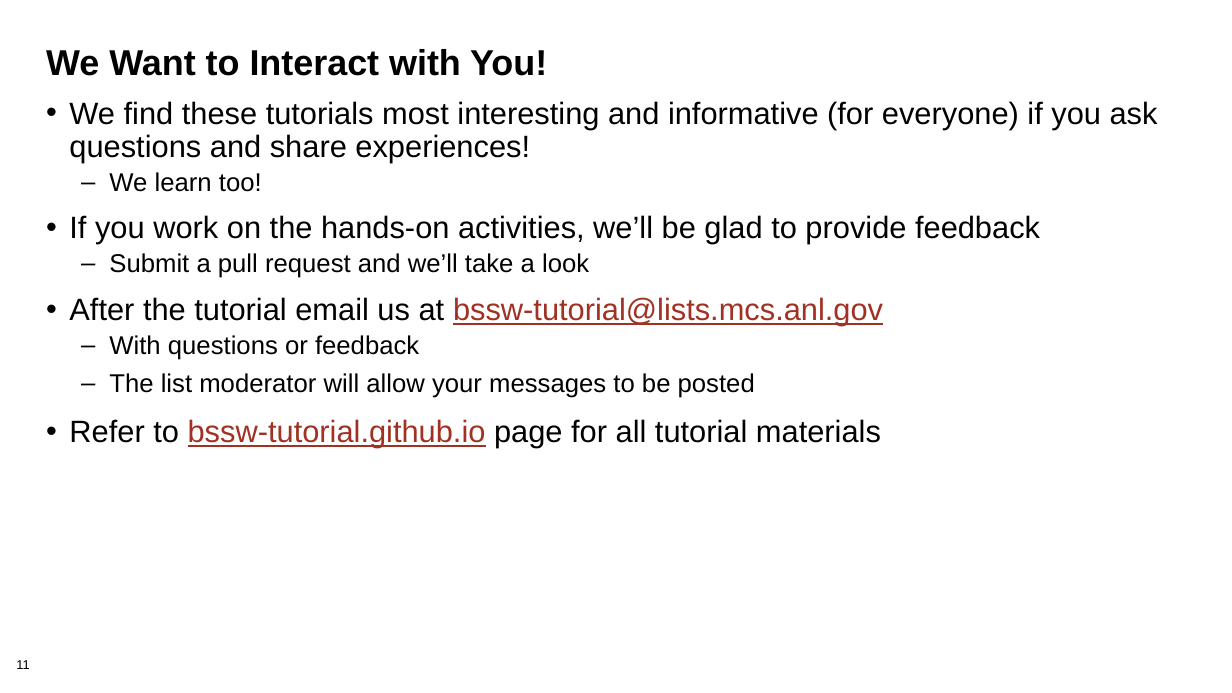
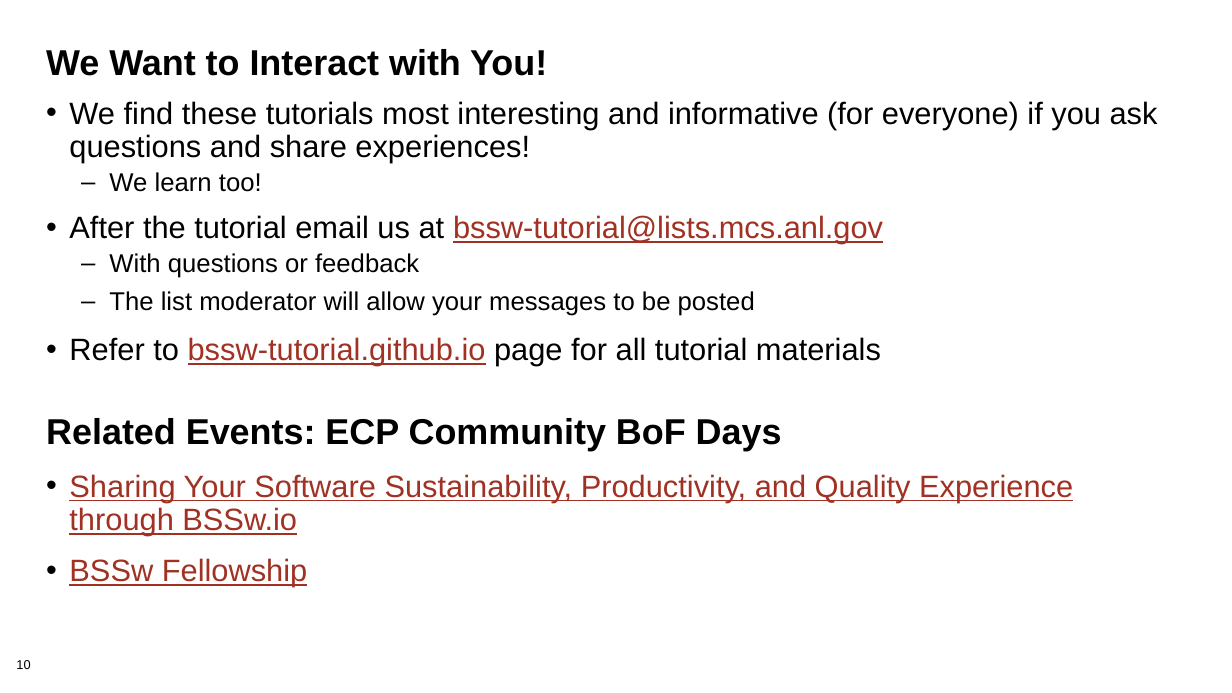
Before and after one commit to bssw-tutorial/presentations, a slide deck: slide 10 of intro.pptx (slide 11 before the commit). Drawn at 1232x693 pixels with LibreOffice and Linux fonts; fonts in the diff are those of the drawing; background and template pictures are left out. Boxes give left, top, right and bottom in pixels: in the first picture for what was removed or moved away, otherwise in the second. Text is boxed around its words. In the diff, an @@ line names an element or a change of style, - is before the commit and + after.

```diff
--- a/intro.pptx
+++ b/intro.pptx
@@ text at [69, 215, 1040, 278]: paragraphs removed @@
-• If you work on the hands-on activities, we’ll be glad to provide feedback
-  – Submit a pull request and we’ll take a look
@@ text at [46, 418, 1073, 502]: paragraphs added @@
+Related Events: ECP Community BoF Days
+• Sharing Your Software Sustainability, Productivity, and Quality Experience through BSSw.io
+• BSSw Fellowship
@@ page number at [16, 660, 30, 669]: text changed @@
-11
+10
```
Also in this commit, not shown: 4 other slides changed, 1 slide removed.
